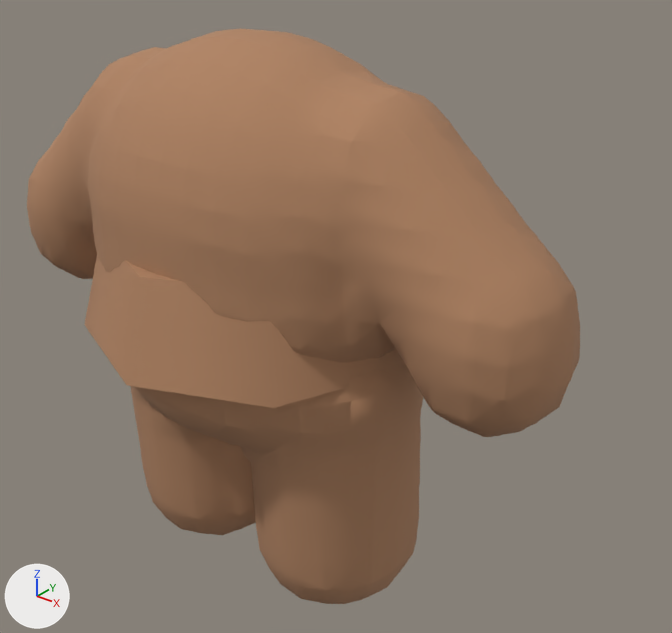
Before and after pictures for a commit that changed the glTF model public/assets/island/characters/wear/x2_outfit_tea_master_low.glb.
The view is the same before and after, from a 50 mm camera at (8192.667, -4441.962, -1367.689) aimed at (8191.645, -4440.686, -1368.481). Arrows for +X, +Y and +Z are at lower left; the lights stay in place. The older version comes first. Vertices at exactly the same position are counted once.

Before the edit, the objects in view are built like this:
```python
mat_primary = bpy.data.materials.new('primary')
mat_primary.use_nodes = True; mat_primary.node_tree.nodes.clear()
_N = mat_primary.node_tree.nodes; _L = mat_primary.node_tree.links
n0 = _N.new('ShaderNodeBsdfPrincipled'); n0.name = 'Principled BSDF'
n0.inputs[2].default_value = 0.96  # 'Roughness'
n1 = _N.new('ShaderNodeOutputMaterial'); n1.name = 'Material Output'
n2 = _N.new('ShaderNodeMix'); n2.name = 'Mix'
n2.data_type = 'RGBA'
n2.blend_type = 'MULTIPLY'
n2.inputs[0].default_value = 1.0  # 'Factor'
n2.inputs[7].default_value = (0.434, 0.227, 0.122, 1.0)  # 'B', brown #b08362
n3 = _N.new('ShaderNodeVertexColor'); n3.name = 'Color Attribute'
_L.new(n0.outputs[0], n1.inputs[0])  # 'BSDF' to 'Surface'
_L.new(n2.outputs[2], n0.inputs[0])  # 'Result' to 'Base Color'
_L.new(n3.outputs[0], n2.inputs[6])  # 'Color' to 'A'
me_mesh_0 = bpy.data.meshes.new('Mesh_0')
me_mesh_0.from_pydata(...)  # 4818 vertices, 9576 faces; spans x 8190.924..8192.177, y -4441.126..-4440.446, z -1369.046..-1367.939
# faces by material slot: [8976, 600]
me_mesh_0.materials.append(mat_primary)
me_mesh_0.materials.append(mat_fixed)
ob_mesh_0 = bpy.data.objects.new('Mesh_0', me_mesh_0)
ob_mesh_0.location = (0.0, 0.0, 0.0)
```
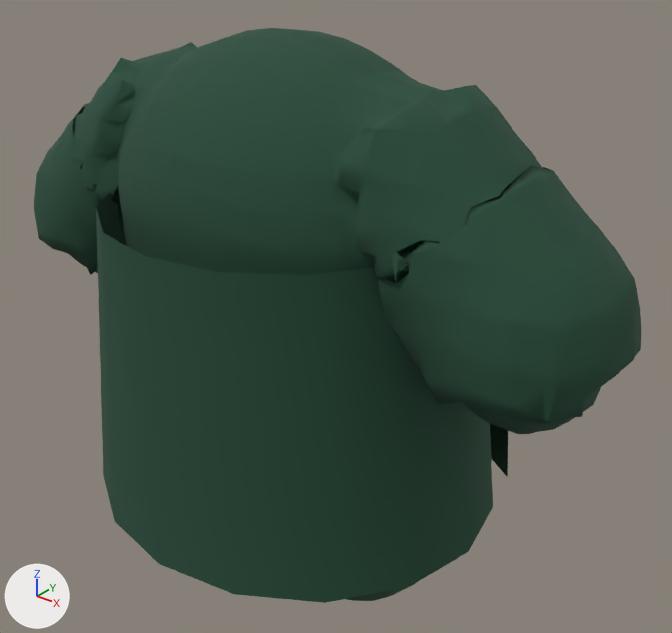
The newer file is also turned or shifted as a whole; pictures and numbers use the older file's frame.

Changed parts and their boxes (x1, y1, x2, y2) in the pictures (672 x 633 px; the box of a moved part takes in the faces that stretch with it):
'Mesh_0', surface changed, reshaped (10% wider): before (27, 29, 580, 604); after (34, 28, 641, 603)
part 1 of me_mesh_0, moved or reshaped: before (27, 29, 580, 604); after (34, 28, 641, 603)
part 2 of me_mesh_0, recoloured: after (96, 202, 398, 349)
part 3 of me_mesh_0, recoloured (green): after (96, 202, 398, 349)

What changed in the scene script:
```text
Change mat_primary:
    where n2 = _N.new('ShaderNodeMix'); n2.name = 'Mix'
    n2.inputs[7].default_value: (0.434, 0.227, 0.122, 1.0) -> (0.0168, 0.0704, 0.0395, 1.0)  # 'B', brown #b08362 -> 'B', dark green #234b38
Change me_mesh_0:
    used by ob_mesh_0; location = (0.0, 0.0, 0.0)
    remove me_mesh_0.from_pydata(...)  # 4818 vertices, 9576 faces; spans x 8190.924..8192.177, y -4441.126..-4440.446, z -1369.046..-1367.939
    add me_mesh_0.from_pydata(...)  # 4615 vertices, 9168 faces; spans x 8190.924..8192.252, y -4441.126..-4440.351, z -1369.046..-1367.939
    me_mesh_0 part 1: 4615 vertices moved from x 8190.924..8192.177, y -4441.126..-4440.446, z -1369.046..-1367.939 to x 8190.924..8192.252, y -4441.126..-4440.351, z -1369.046..-1367.939; 2 vertices removed from x 8191.553..8191.573, y -4440.514..-4440.485, z -1368.202..-1368.199
    me_mesh_0 part 2: 23 kept faces spanning x 8191.224..8191.952, y -4441.072..-4440.395, z -1368.594..-1368.24 get new vertex colours; the middle colour goes from yellow #c7a962 to white #ffffff
    me_mesh_0 part 3: 23 faces spanning x 8191.224..8191.952, y -4441.072..-4440.395, z -1368.594..-1368.24 switch from mat_fixed to mat_primary
    other edits to the shape of me_mesh_0 do not show in these pictures
```
